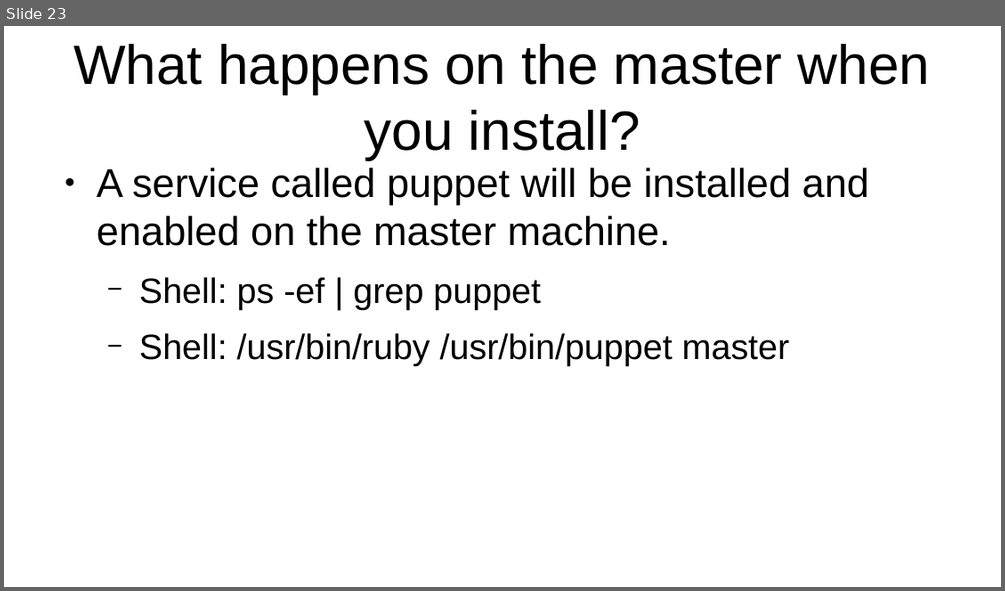
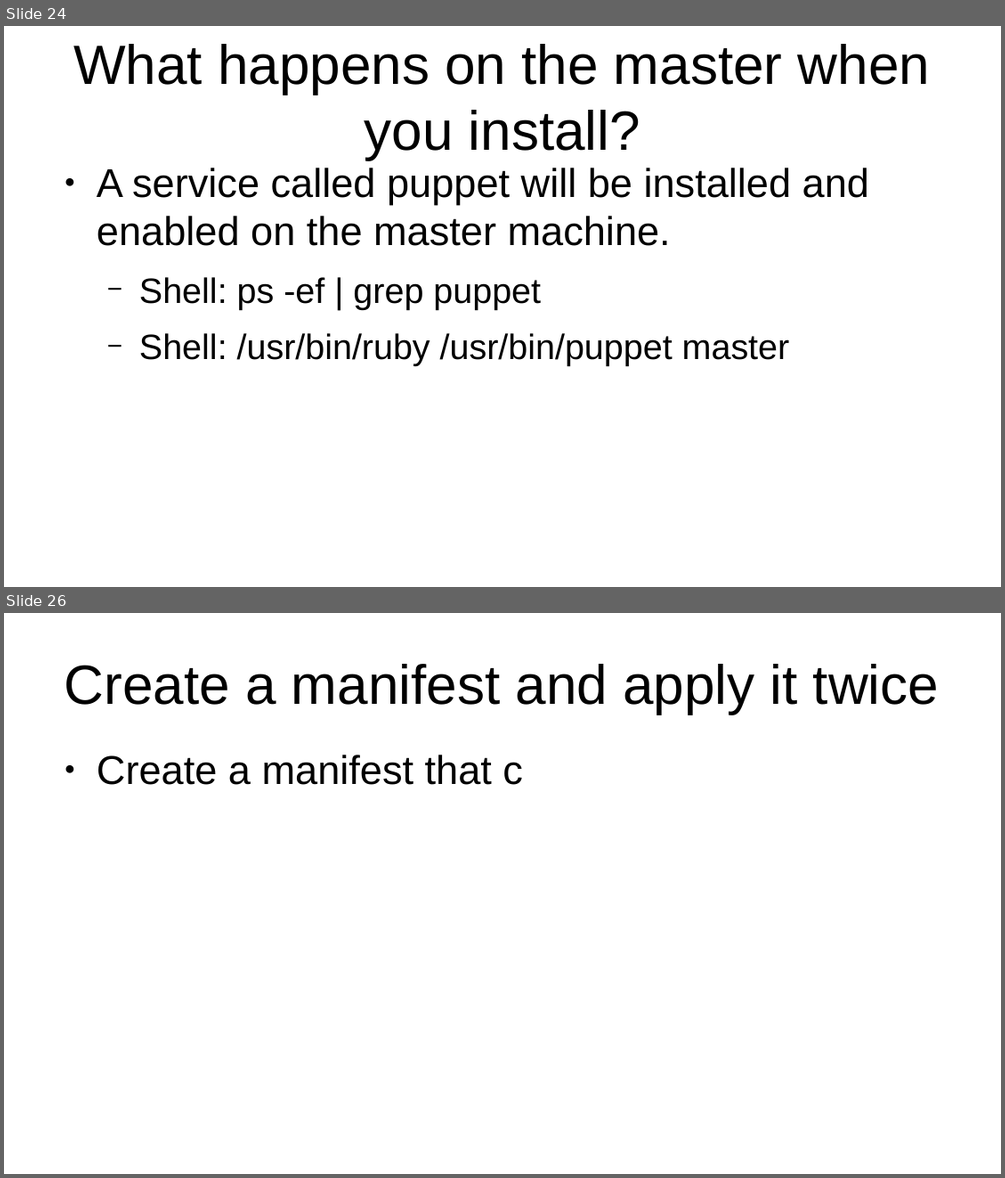
Before and after one commit to veltzer/teaching-puppet, a slide deck: slides.odp. Shown one above the other, each under a label of ours: slide 23 before the commit, slides 24 and 26 after it; the slides between them are not shown. The pictures are 1005x591 and 1005x1178 pixels, drawn with LibreOffice and Linux fonts; fonts in the diff are those of the drawing. Boxes give left, top, right and bottom in pixels: in the first picture for what was removed or moved away, otherwise in the second. Text is boxed around its words. In the diff, an @@ line names an element or a change of style, - is before the commit and + after.

```diff
--- a/slides.odp
+++ b/slides.odp
@@ slide 26 added at [4,613,1001,1174], background #FFFFFF @@
@@ title added at [65,664,938,714], 44 pt, text #000000 @@
+Create a manifest and apply it twice
@@ text added at [97,755,523,785], 32 pt, text #000000 @@
+● Create a manifest that c
@@ what was slide 23 is now slide 24 @@
```
Also in this commit, not shown: 3 other slides added, 8 other files.
